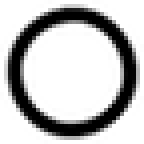
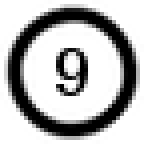
Two versions of the same layered image (144×144). Layer-by-layer changes:
added layer "9" above "8" over bbox(56, 48, 88, 96)
